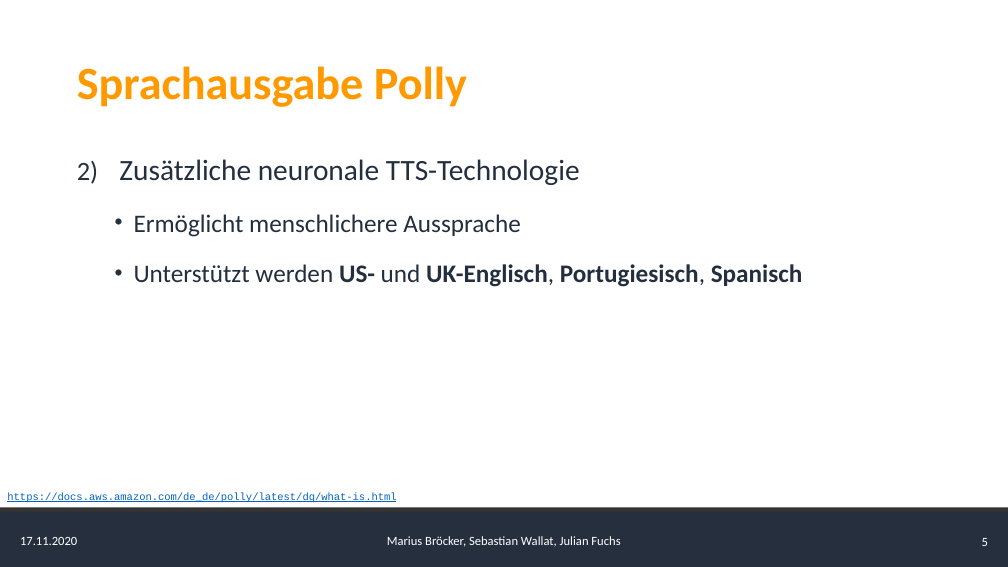
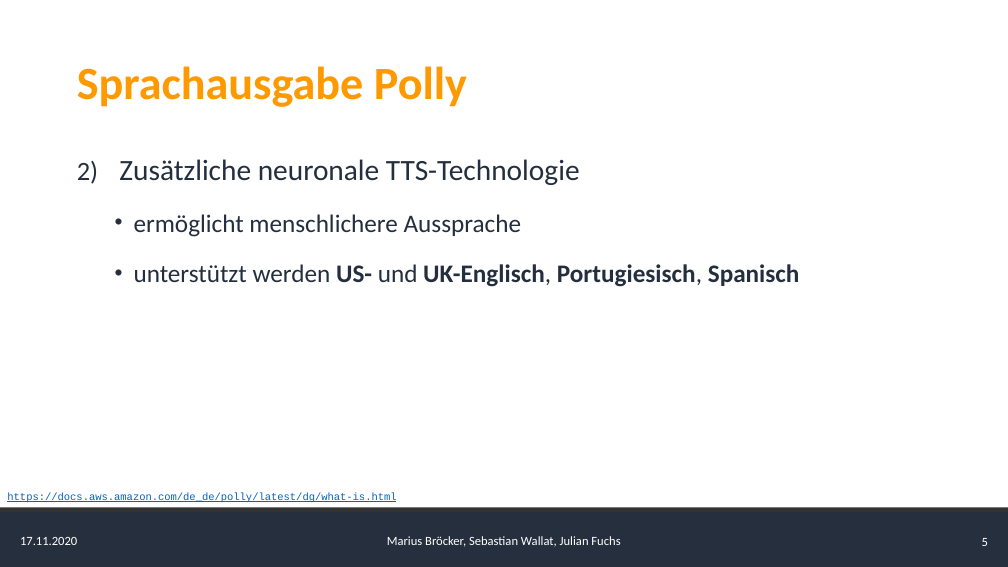
Before and after one commit to AlgorithmicEntropy/AWS_Translate_Polly, a slide deck: slide 5 of presentation/Presentation.pptx. Drawn at 1008x567 pixels with LibreOffice and Linux fonts; fonts in the diff are those of the drawing. Boxes give left, top, right and bottom in pixels: in the first picture for what was removed or moved away, otherwise in the second. Text is boxed around its words. In the diff, an @@ line names an element or a change of style, - is before the commit and + after.

```diff
--- a/presentation/Presentation.pptx
+++ b/presentation/Presentation.pptx
@@ text at (134, 214, 800, 287): text changed @@
-  • Ermöglicht menschlichere Aussprache
-  • Unterstützt werden US- und UK-Englisch, Portugiesisch, Spanisch
+  • ermöglicht menschlichere Aussprache
+  • unterstützt werden US- und UK-Englisch, Portugiesisch, Spanisch
```
Also in this commit, not shown: 3 other slides changed.
